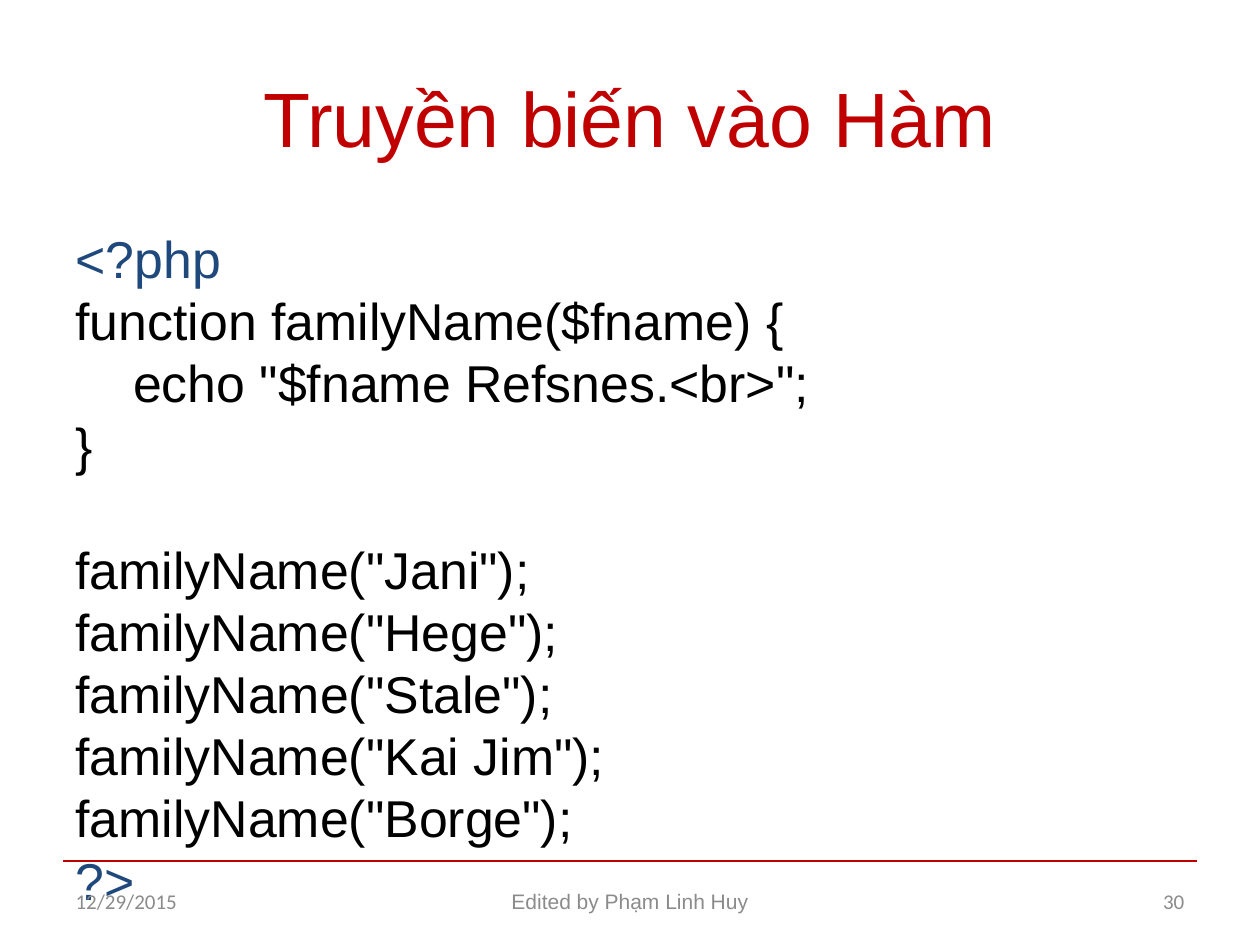
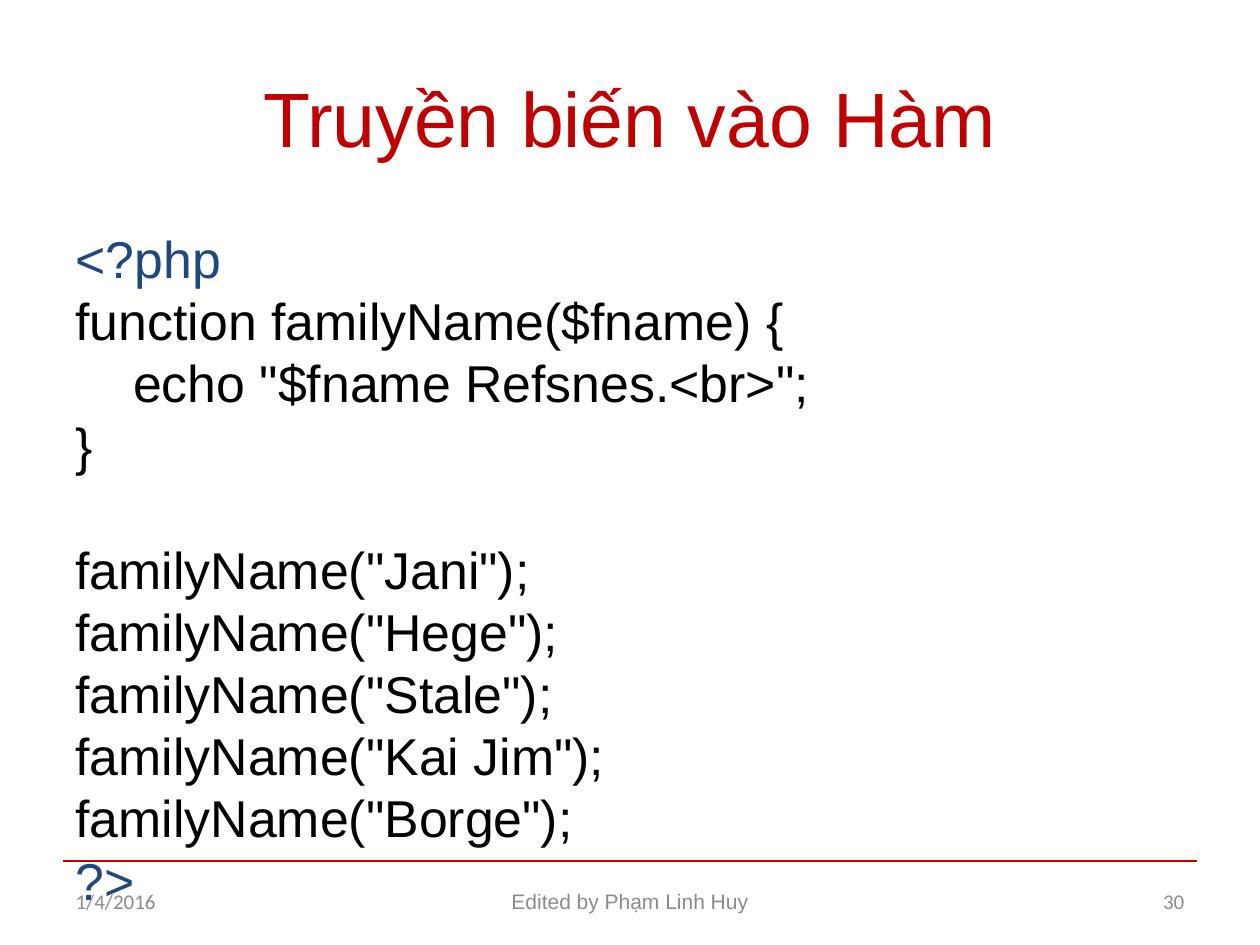
Before and after one commit to larryphamhuy/caodangnghe, a slide deck: slide 30 of PHP.pptx. Drawn at 1260x945 pixels with LibreOffice and Linux fonts; fonts in the diff are those of the drawing. Boxes give left, top, right and bottom in pixels: in the first picture for what was removed or moved away, otherwise in the second. Text is boxed around its words. In the diff, an @@ line names an element or a change of style, - is before the commit and + after.

```diff
--- a/PHP.pptx
+++ b/PHP.pptx
@@ text at (x1=76, y1=891, x2=156, y2=910): text changed @@
-12/29/2015
+1/4/2016
```
Also in this commit, not shown: 41 other slides changed, 1 slide added.
